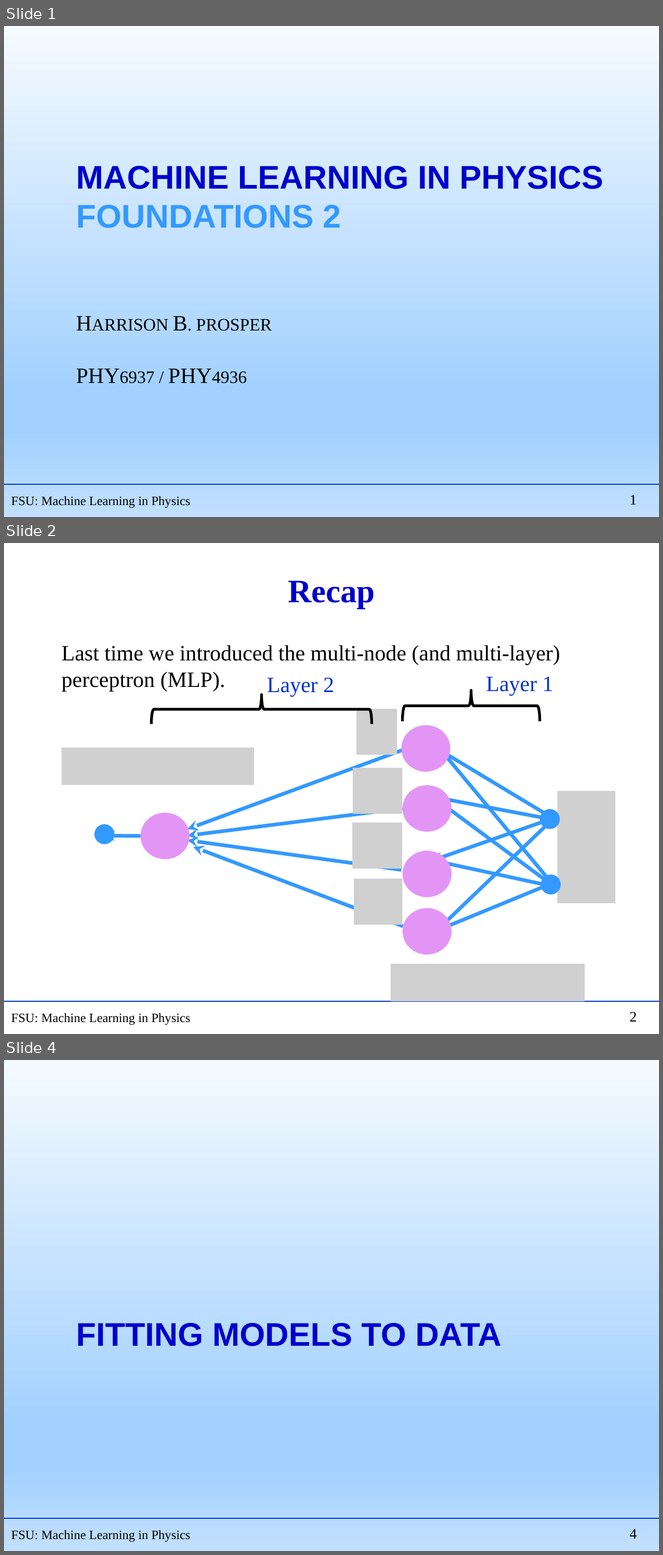
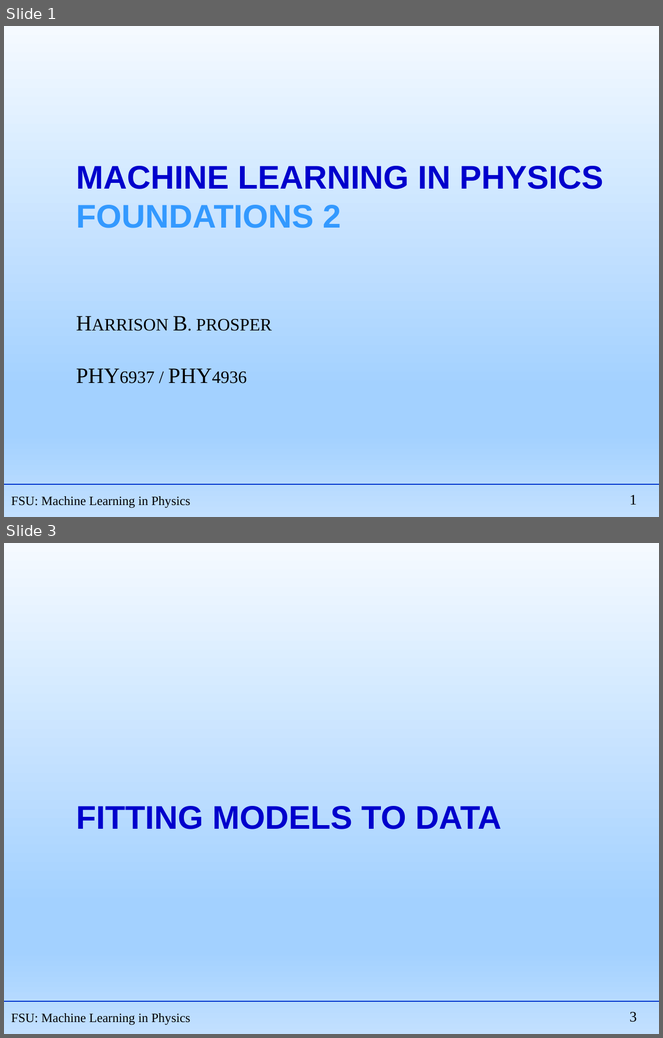
Before and after one commit to hbprosper/mlinphysics, a slide deck: Lectures/01.Foundations/Lecture02.pptx. Shown one above the other, each under a label of ours: slides 1, 2 and 4 before the commit, slides 1 and 3 after it; the slides between them are not shown. The pictures are 663x1555 and 663x1038 pixels, drawn with LibreOffice and Linux fonts; fonts in the diff are those of the drawing; grey boxes stand for pictures. Boxes give left, top, right and bottom in pixels: in the first picture for what was removed or moved away, otherwise in the second. Text is boxed around its words. In the diff, an @@ line names an element or a change of style, - is before the commit and + after.

```diff
--- a/Lectures/01.Foundations/Lecture02.pptx
+++ b/Lectures/01.Foundations/Lecture02.pptx
@@ slide 2 removed at box(4, 543, 659, 1034), background #FFFFFF; not listed: 3 template elements that a slide beside it also shows @@
@@ title removed at box(288, 580, 375, 609) @@
-Recap
@@ text removed at box(62, 645, 560, 692) @@
-Last time we introduced the multi-node (and multi-layer) perceptron (MLP).
@@ text removed at box(267, 678, 334, 697) @@
-Layer 2
@@ text removed at box(486, 677, 554, 696) @@
-Layer 1
@@ right brace removed at box(152, 695, 372, 724) @@
@@ right brace removed at box(403, 691, 540, 721) @@
@@ picture removed at box(62, 747, 254, 785) @@
@@ group removed at box(94, 709, 616, 955): 13 arrows, 8 ellipses, 5 pictures @@
@@ picture removed at box(390, 964, 584, 1002) @@
@@ what was slide 4 is now slide 3 @@
@@ page number at box(630, 1012, 637, 1022): text changed @@
-4
+3
```
Also in this commit, not shown: 2 slides changed, 1 slide added, 2 other slides removed, 11 other files.
